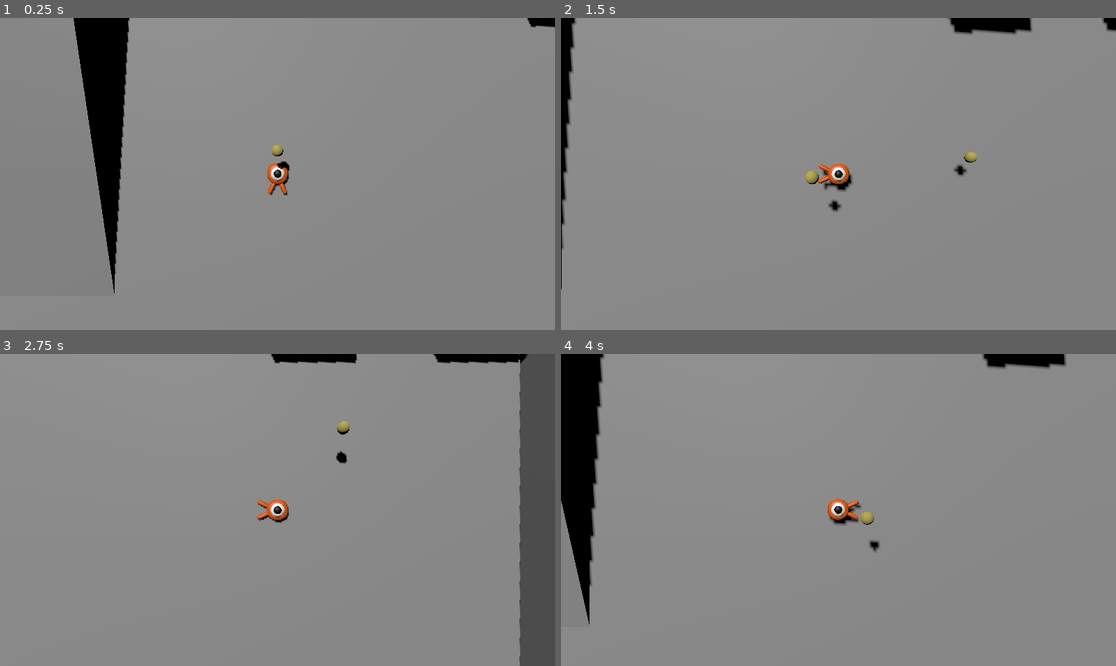
Above: before the commit, frames 1-4 (two rows, left to right).
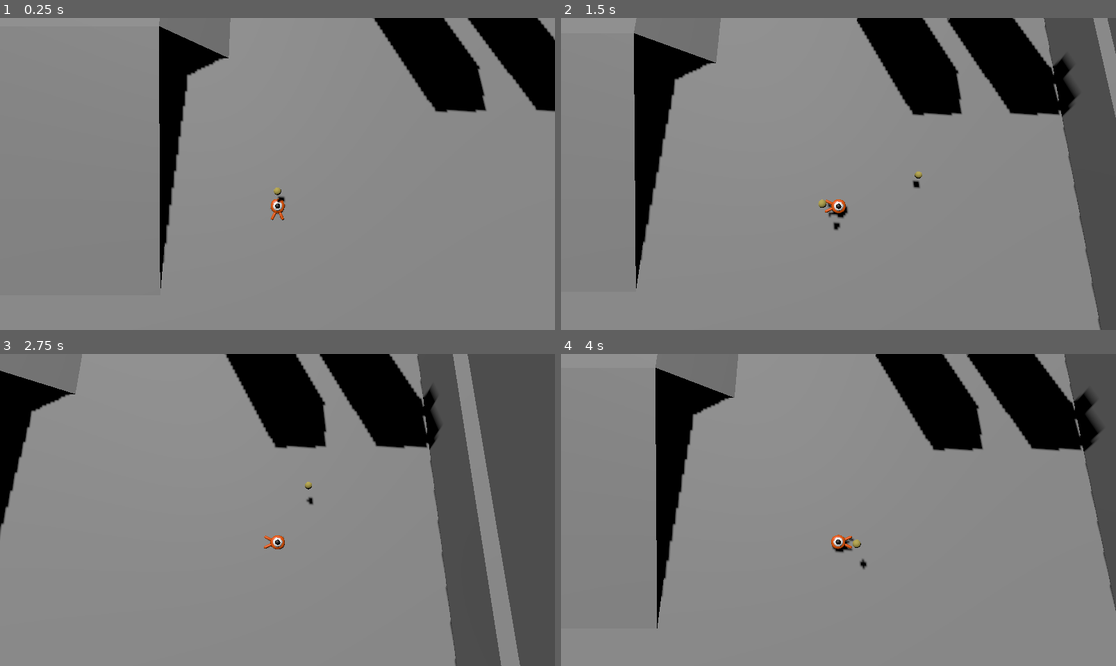
Above: after the commit, the same moments.

Repository: renatotaniii/silly-run
Game: Godot game, scene res://godot/main.tscn
Two runs of this game, one before a commit and one after it. Both use one fixed random seed, a clock stepped at 60 frames per second and the inputs below.
Inputs (mouse positions are in pixels of both pictures, inside the frame that each line leads up to):
- Up to frame 1 (0.25 s): no input
- Up to frame 2 (1.5 s): move the mouse to (960, 158) at 0.52 s; hold D (move_right) 0.53-1.25 s; click (960, 158) at 0.6 s; tap Space (jump) at 0.77 s; drag from (727, 189) to (810, 236) at 1.27 s
- Up to frame 3 (2.75 s): move the mouse to (333, 441) at 2.02 s; hold D (move_right) from 2.03 s (still down); click (333, 441) at 2.1 s
- Up to frame 4 (4 s): release D (move_right) at 2.75 s; drag from (810, 572) to (672, 463) at 2.77 s; move the mouse to (1005, 556) at 3.52 s; hold A (move_left) from 3.53 s (still down); tap Shift (dash) at 3.6 s; tap Space (jump) at 3.77 s; click (1005, 556) at 3.8 s

The runs differ from the first frame. In frame 1, 15% of the frame differs, in the area x 13-100%, y 0-89%; in frame 2, 22%; in frame 3, 23%, in the area x 0-96%, y 0-100%; in frame 4, 21%.

Commit message:
refactor: pull back camera for better shadows

Diff:
--- a/godot/items/base_item.gd
+++ b/godot/items/base_item.gd
@@ -30,7 +30,7 @@
 @export var max_speed: float = 20.0
 @export var max_range: float = 100.0
 
-@export var gravity: float = ProjectSettings.get_setting("physics/3d/default_gravity") # change using gravity_scale
+@export var gravity: float = ProjectSettings.get_setting("physics/3d/default_gravity")
 @export var has_gravity: bool = true
 @export var air_drag_constant: float = 0.1
 @export var friction_constant: float = 0.1
@@ -92,9 +92,9 @@
 
 	# displacement = initial_v * time + 0.5 * (acceleration * time^2)
 	# time = 0.5 * (sqrt(2 * acceleration * displacement + initial_v^2) * initial_v)
-	var height = item_node.position.y                 # TODO: change to ground intercept
+	var height = item_node.position.y + 2             # TODO: change to ground intercept
 	var ground_velocity = xz_direction * throw_speed  # throw parallel to ground
-	var time_to_ground = (sqrt(2 * (gravity * gravity_scale) * height)) / gravity # u = 0
+	var time_to_ground = (sqrt(2 * (gravity * gravity_scale) * height)) / (gravity * gravity_scale)   # u = 0
 	var theoretical_distance = (ground_velocity * time_to_ground).length()          # a = 0
 
 	print("Ground speed: ", ground_velocity.length())
--- a/godot/player.gd
+++ b/godot/player.gd
@@ -30,8 +30,8 @@
 	Input.mouse_mode = Input.MOUSE_MODE_VISIBLE # from _CAPTURED, _VISIBLE
 	# Set the camera mode in the inspector
 	if camera_mode == CameraModes.TOP_DOWN:
-		$CameraPivot/Camera3D.position = Vector3(0, 20, 0)
-		$CameraPivot/Camera3D.rotation = Vector3(-PI/2, 0, 0)
+		$CameraPivot/Camera3D.position = Vector3(0, 30, 0)
+		$CameraPivot/Camera3D.rotation = Vector3(-0.9*PI/2, 0, 0)
 	elif camera_mode == CameraModes.DEBUG:
 		$CameraPivot/Camera3D.position = Vector3(0, 8, 0)
 		$CameraPivot/Camera3D.rotation = Vector3(-PI/2, 0, 0)
@@ -150,7 +150,7 @@
 func get_mouse_pos():
 	# TODO: Use a height map? When clicking on an elevation, parallax is
 	#       not being taken into account.
-	var plane = Plane(Vector3.UP, 0)  # XZ-plane at Y=0
+	var plane = Plane(Vector3.UP, -1)  # XZ-plane at Y=-1
 	var mouse_pos = get_viewport().get_mouse_position()
 	var cam_ray_origin = $CameraPivot/Camera3D.project_ray_origin(mouse_pos)     # point
 	var cam_ray_direction = $CameraPivot/Camera3D.project_ray_normal(mouse_pos)  # ray
